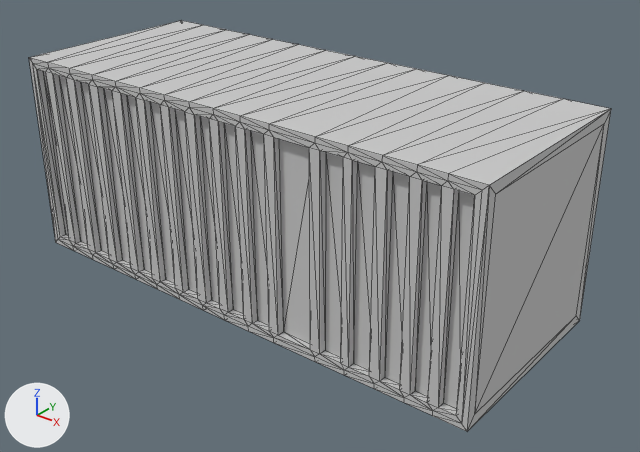
A saved change to the FBX model Exported Models/Semester 2/Textured/Steel Container.FBX.
Rendered twice from a 50 mm camera at (2.4, -2.92, 1.98) aimed at (0.24, -0.22, 0.3). Every picture has the same lights, and +X, +Y and +Z are marked at lower left. Mesh edges are drawn as thin lines. Where no turn or scale is listed for an object, it has been applied to the vertices.

The first picture shows 'steel container'.
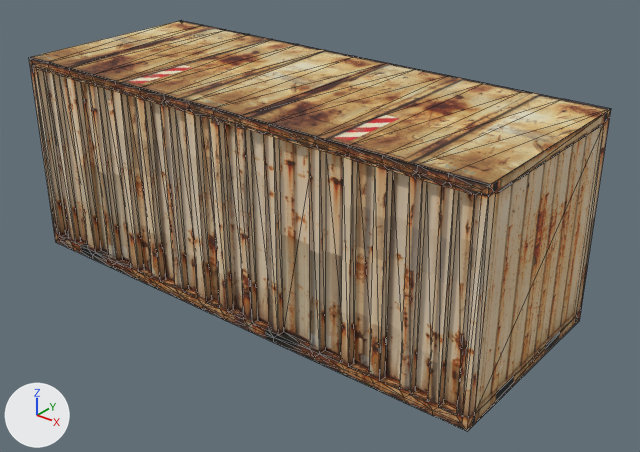
The newer file is also turned or shifted as a whole; pictures and numbers use the older file's frame.

Scene script edits in JSON lines:
```json
{"op": "add", "block": "img_steel_container_top___bottom_png", "code": ["img_steel_container_top___bottom_png = load_image('steel container top & bottom.png', '../../../Textures/steel container top & bottom.png', 512, 512, 'sRGB')"]}
{"op": "add", "block": "img_steel_container_side_view_png", "code": ["img_steel_container_side_view_png = load_image('Steel container side view.png', '../../../Textures/Steel container side view.png', 512, 512, 'sRGB')"]}
{"op": "add", "block": "img_steel_container_front_view_png", "code": ["img_steel_container_front_view_png = load_image('steel container front view.png', '../../../Textures/steel container front view.png', 512, 512, 'sRGB')"]}
{"op": "add", "block": "mat_material__58", "code": ["mat_material__58 = principled_material('Material #58')", "mat_material__58.texture = img_steel_container_top___bottom_png", "mat_material__58.roughness = 0.859"]}
{"op": "add", "block": "mat_material__60", "code": ["mat_material__60 = principled_material('Material #60')", "mat_material__60.texture = img_steel_container_side_view_png", "mat_material__60.roughness = 0.859"]}
{"op": "add", "block": "mat_material__59", "code": ["mat_material__59 = principled_material('Material #59')", "mat_material__59.texture = img_steel_container_front_view_png", "mat_material__59.roughness = 0.859"]}
{"block": "me_mesh", "where": "me_mesh.from_pydata(...)  # 376 vertices, 748 faces; spans x -1.16..1.16, y -0.46..0.46, z 0.0..0.92"}
{"block": "me_mesh", "where": "# used by ob_steel_container; location = (0.104, -0.222, 0.0)"}
{"block": "me_mesh", "change": "me_mesh part 1: all 12 faces centred in x -1.16..1.16, y -0.15..0.15, z 0.02..0.91 switch from mat_01___default (light grey #cacaca) to mat_material__59 (picture img_steel_container_front_view_png)"}
{"block": "me_mesh", "change": "me_mesh part 2: all 180 faces centred in x -1.16..1.16, y -0.46..-0.43, z 0.01..0.32 switch from mat_01___default (light grey #cacaca) to mat_material__60 (picture img_steel_container_side_view_png)"}
{"block": "me_mesh", "change": "me_mesh part 3: all 180 faces centred in x -1.16..1.16, y -0.46..-0.43, z 0.6..0.92 switch from mat_01___default (light grey #cacaca) to mat_material__60 (picture img_steel_container_side_view_png)"}
{"block": "me_mesh", "change": "me_mesh part 4: all 158 faces centred in x -1.16..1.16, y 0.43..0.46, z 0.01..0.32 switch from mat_01___default (light grey #cacaca) to mat_material__60 (picture img_steel_container_side_view_png)"}
{"block": "me_mesh", "change": "me_mesh part 5: all 158 faces centred in x -1.16..1.16, y 0.43..0.46, z 0.6..0.92 switch from mat_01___default (light grey #cacaca) to mat_material__60 (picture img_steel_container_side_view_png)"}
{"block": "me_mesh", "change": "me_mesh part 6: texture (UV) coordinates of 60 of 748 faces, centred in x -1.11..1.11, y -0.15..0.15, z 0.0..0.92, changed; they spanned u -0.1..1.1, v 0.0..1.0 and now span u -0.59..1.59, v -0.01..1.01"}
{"op": "add", "block": "me_mesh", "code": "me_mesh.materials.append(mat_material__58)  # picture img_steel_container_top___bottom_png"}
```

What differs and where, as boxes (x1, y1, x2, y2) in the pictures (640 x 452 px):
```json
{"object": "steel container", "change": "recoloured, surface changed", "before": [29, 21, 611, 431], "after": [29, 21, 611, 431], "on screen": "grey to beige"}
{"part": 1, "of": "me_mesh", "change": "recoloured", "before": [468, 109, 611, 430], "after": [468, 109, 611, 430], "on screen": "grey to brown"}
{"part": 2, "of": "me_mesh", "change": "recoloured", "before": [33, 68, 489, 431], "after": [33, 68, 489, 431], "on screen": "grey to brown"}
{"part": 3, "of": "me_mesh", "change": "recoloured", "before": [29, 57, 496, 418], "after": [29, 57, 496, 418], "on screen": "grey to beige"}
{"part": 4, "of": "me_mesh", "change": "recoloured", "before": [576, 130, 604, 320], "after": [576, 130, 604, 320], "on screen": "grey to brown"}
{"part": 5, "of": "me_mesh", "change": "recoloured", "before": [580, 110, 611, 315], "after": [580, 110, 611, 315], "on screen": "grey to brown"}
{"part": 6, "of": "me_mesh", "change": "surface changed", "before": [30, 21, 610, 185], "after": [30, 21, 610, 185], "on screen": "grey to brown"}
```
